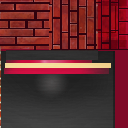
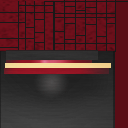
Layer changes from the first (128, 128) image to the second:
painted on "레이어 12" over [0, 0, 128, 52]
painted on "레이어 9" over [61, 1, 108, 50]
painted on "레이어 5" over [0, 0, 127, 50]
renamed "레이어 11 사본" to "레이어 13", opacity 61% → 35%, moved it above "레이어 2", painted on it over [0, 0, 128, 128]
removed layer "레이어 11" (was 52%) over [0, 0, 119, 128]
painted on "레이어 2" over [0, 0, 128, 128]
painted on "레이어 4" over [25, 12, 35, 23]
